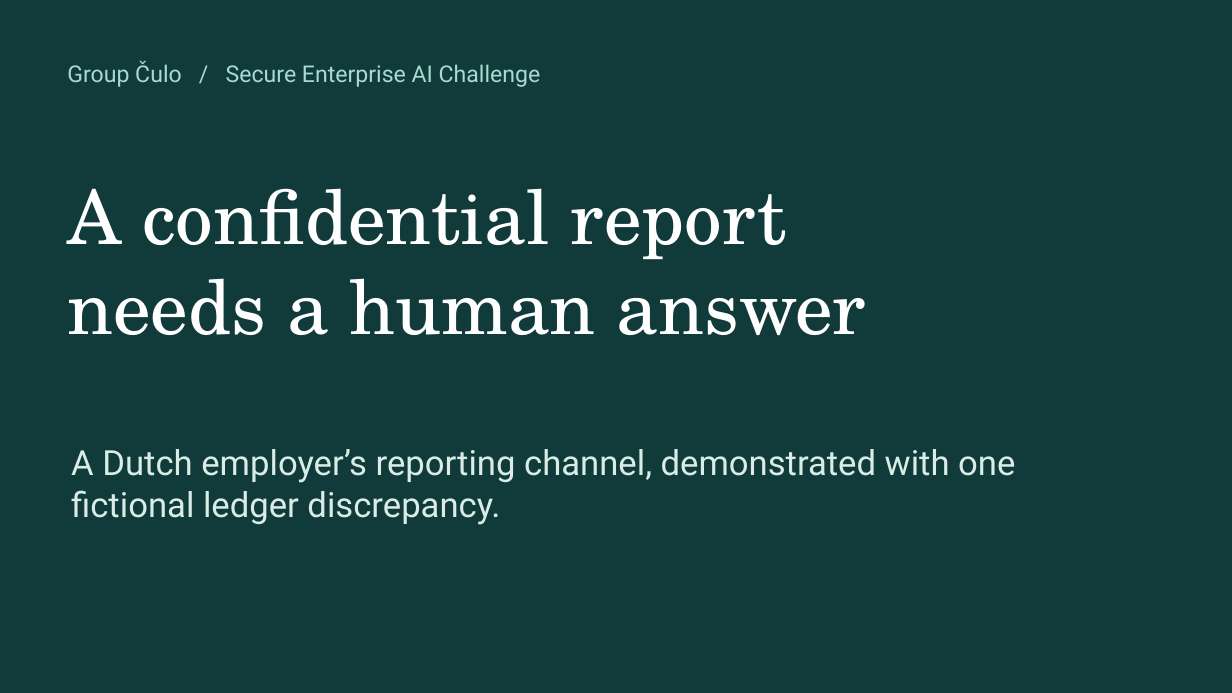
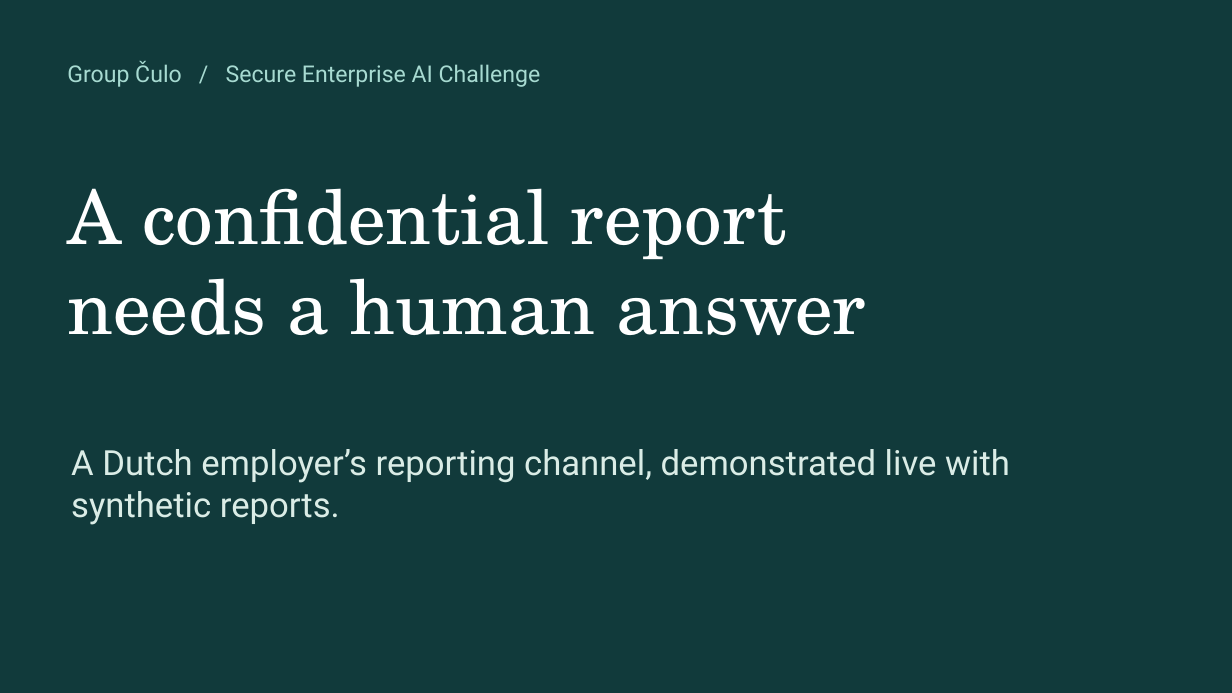
Before and after one commit to AnaCulo/mainhackathon, a slide deck: slide 1 of pitch/Culo-pitch.pptx. Drawn at 1232x693 pixels with LibreOffice and Linux fonts; fonts in the diff are those of the drawing. Boxes give left, top, right and bottom in pixels: in the first picture for what was removed or moved away, otherwise in the second. Text is boxed around its words. In the diff, an @@ line names an element or a change of style, - is before the commit and + after.

```diff
--- a/pitch/Culo-pitch.pptx
+++ b/pitch/Culo-pitch.pptx
@@ text at (x1=71, y1=449, x2=1010, y2=525): text changed @@
-A Dutch employer’s reporting channel, demonstrated with one fictional ledger discrepancy.
+A Dutch employer’s reporting channel, demonstrated live with synthetic reports.
```
Also in this commit, not shown: 2 other slides changed.
